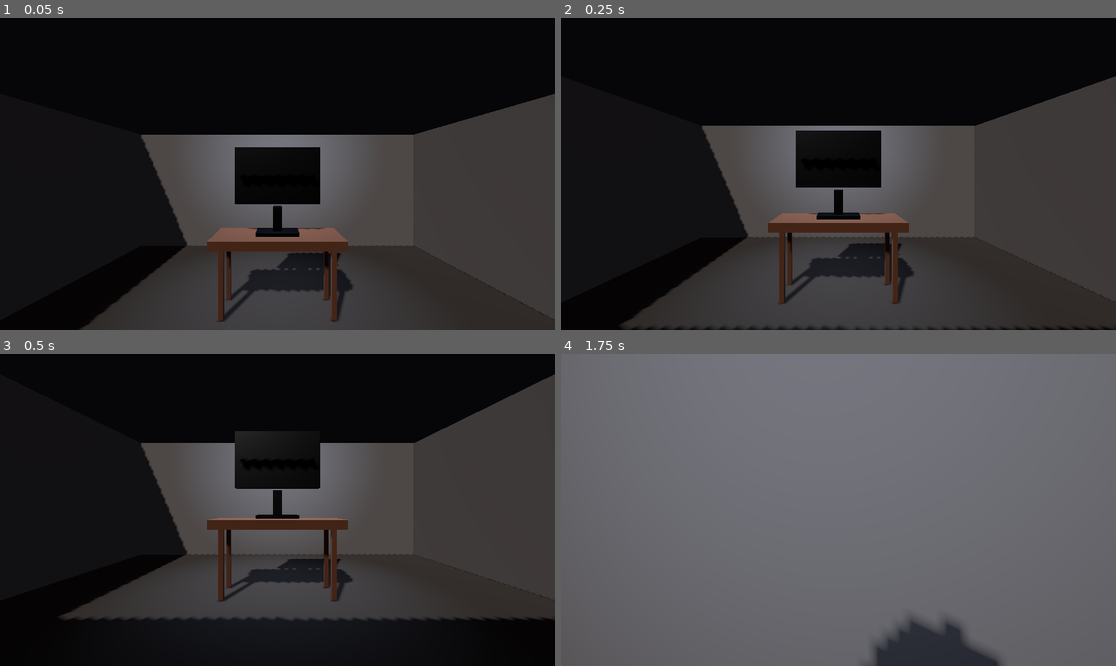
Above: before the commit, frames 1-4 (two rows, left to right).
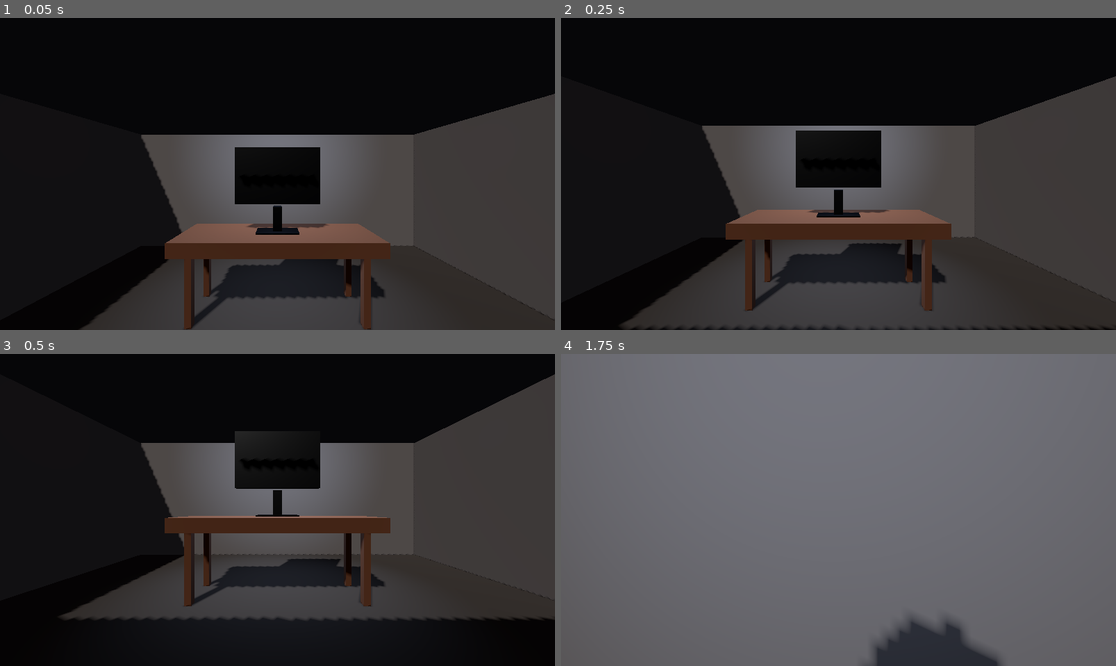
Above: after the commit, the same moments.

Repository: lucasteamalt12321/HorrorGame
Game: Godot game, scene res://world.tscn
Two runs of this game, one before a commit and one after it. Both use one fixed random seed, a clock stepped at 60 frames per second and the inputs below.
Inputs (mouse positions are in pixels of both pictures, inside the frame that each line leads up to):
- Up to frame 1 (0.05 s): no input
- Up to frame 2 (0.25 s): no input
- Up to frame 3 (0.5 s): no input
- Up to frame 4 (1.75 s): tap Enter (ui_accept) at 0.5, 0.77, 1.52 s; move the mouse to (866, 510) at 0.52 s; hold W (move_forward) from 0.53 s (still down); move the mouse to (810, 510) at 1.27 s

The runs differ from the first frame. In frame 1, 4.7% of the frame differs, in the area x 29-71%, y 65-100%; in frame 2, 4.6%; in frame 3, 4.1%; in frame 4, nothing differs.

Commit message:
Restore desk size

Diff:
--- a/test_room.tscn
+++ b/test_room.tscn
@@ -35,10 +35,10 @@
 albedo_color = Color(0.28, 0.16, 0.08, 1)
 
 [sub_resource type="BoxMesh" id="BoxMesh_desk"]
-size = Vector3(2.4, 0.167, 0.867)
+size = Vector3(3.6, 0.25, 1.3)
 
 [sub_resource type="BoxMesh" id="BoxMesh_desk_leg"]
-size = Vector3(0.083, 1.467, 0.083)
+size = Vector3(0.125, 2.2, 0.125)
 
 [sub_resource type="StandardMaterial3D" id="Material_monitor"]
 albedo_color = Color(0.025, 0.025, 0.03, 1)
@@ -129,22 +129,22 @@
 mesh = SubResource("BoxMesh_desk")
 
 [node name="Leg1" type="MeshInstance3D" parent="Desk"]
-transform = Transform3D(1, 0, 0, 0, 1, 0, 0, 0, 1, -1, -0.7335, -0.3)
+transform = Transform3D(1, 0, 0, 0, 1, 0, 0, 0, 1, -1.5, -1.1, -0.45)
 material_override = SubResource("Material_desk")
 mesh = SubResource("BoxMesh_desk_leg")
 
 [node name="Leg2" type="MeshInstance3D" parent="Desk"]
-transform = Transform3D(1, 0, 0, 0, 1, 0, 0, 0, 1, 1, -0.7335, -0.3)
+transform = Transform3D(1, 0, 0, 0, 1, 0, 0, 0, 1, 1.5, -1.1, -0.45)
 material_override = SubResource("Material_desk")
 mesh = SubResource("BoxMesh_desk_leg")
 
 [node name="Leg3" type="MeshInstance3D" parent="Desk"]
-transform = Transform3D(1, 0, 0, 0, 1, 0, 0, 0, 1, -1, -0.7335, 0.3)
+transform = Transform3D(1, 0, 0, 0, 1, 0, 0, 0, 1, -1.5, -1.1, 0.45)
 material_override = SubResource("Material_desk")
 mesh = SubResource("BoxMesh_desk_leg")
 
 [node name="Leg4" type="MeshInstance3D" parent="Desk"]
-transform = Transform3D(1, 0, 0, 0, 1, 0, 0, 0, 1, 1, -0.7335, 0.3)
+transform = Transform3D(1, 0, 0, 0, 1, 0, 0, 0, 1, 1.5, -1.1, 0.45)
 material_override = SubResource("Material_desk")
 mesh = SubResource("BoxMesh_desk_leg")
 
